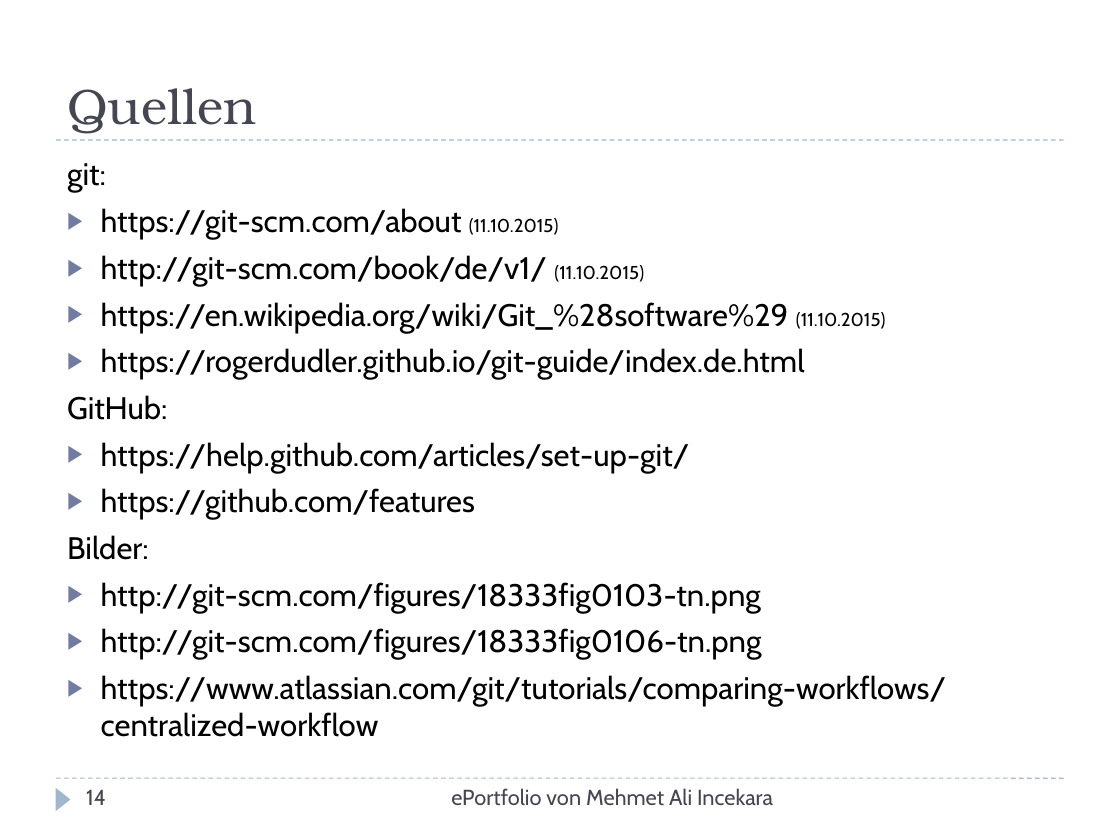
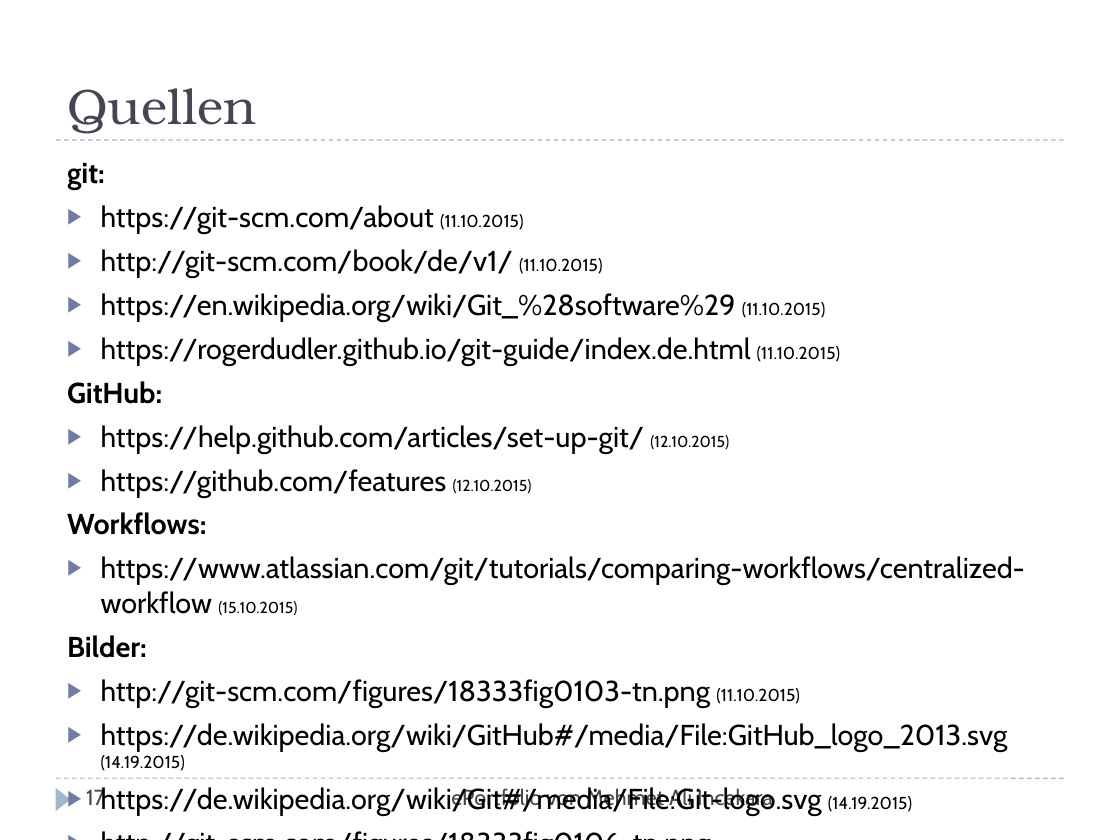
Before and after one commit to xnappy/ePortfolio, a slide deck: slide 17 of Git-und-GitHub.pptx (slide 14 before the commit). Drawn at 1120x840 pixels with LibreOffice and Linux fonts; fonts in the diff are those of the drawing. Boxes give left, top, right and bottom in pixels: in the first picture for what was removed or moved away, otherwise in the second. Text is boxed around its words. In the diff, an @@ line names an element or a change of style, - is before the commit and + after.

Commit message:
Version 1.6, neue Bilder

```diff
--- a/Git-und-GitHub.pptx
+++ b/Git-und-GitHub.pptx
@@ text at [67, 163, 825, 658]: size 20 to 18.5 pt in "git:", "https://git-scm.com/about", "http://git-scm.com/book/de/v1/", "https://en.wikipedia.org/wiki/Git_%28software%29" and 2 more places; bold on in "git:", "GitHub:", "Bilder:"; size 12 to 11.1 pt in "(11.10.2015)", "(11.10.2015)", "(11.10.2015)" @@
@@ text at [101, 337, 840, 366]: text changed; size 20 to 18.5 pt @@
-▶ https://rogerdudler.github.io/git-guide/index.de.html
+▶ https://rogerdudler.github.io/git-guide/index.de.html (11.10.2015)
@@ text at [67, 425, 1025, 615]: text changed; size 20 to 18.5 pt @@
-▶ https://help.github.com/articles/set-up-git/
-▶ https://github.com/features
+▶ https://help.github.com/articles/set-up-git/ (12.10.2015)
+▶ https://github.com/features (12.10.2015)
+Workflows:
+▶ https://www.atlassian.com/git/tutorials/comparing-workflows/centralized-workflow (15.10.2015)
@@ text at [101, 679, 1008, 816]: text changed; size 20 to 18.5 pt @@
-▶ http://git-scm.com/figures/18333fig0103-tn.png
-▶ http://git-scm.com/figures/18333fig0106-tn.png
-▶ https://www.atlassian.com/git/tutorials/comparing-workflows/centralized-workflow
+▶ http://git-scm.com/figures/18333fig0103-tn.png (11.10.2015)
+▶ https://de.wikipedia.org/wiki/GitHub#/media/File:GitHub_logo_2013.svg (14.19.2015)
+▶ https://de.wikipedia.org/wiki/Git#/media/File:Git-logo.svg (14.19.2015)
+▶ http://git-scm.com/figures/18333fig0106-tn.png (11.10.2015)
@@ page number at [86, 787, 105, 809]: text changed @@
-14
+17
```
Also in this commit, not shown: 12 other slides changed, 4 slides added, 3 other files.
